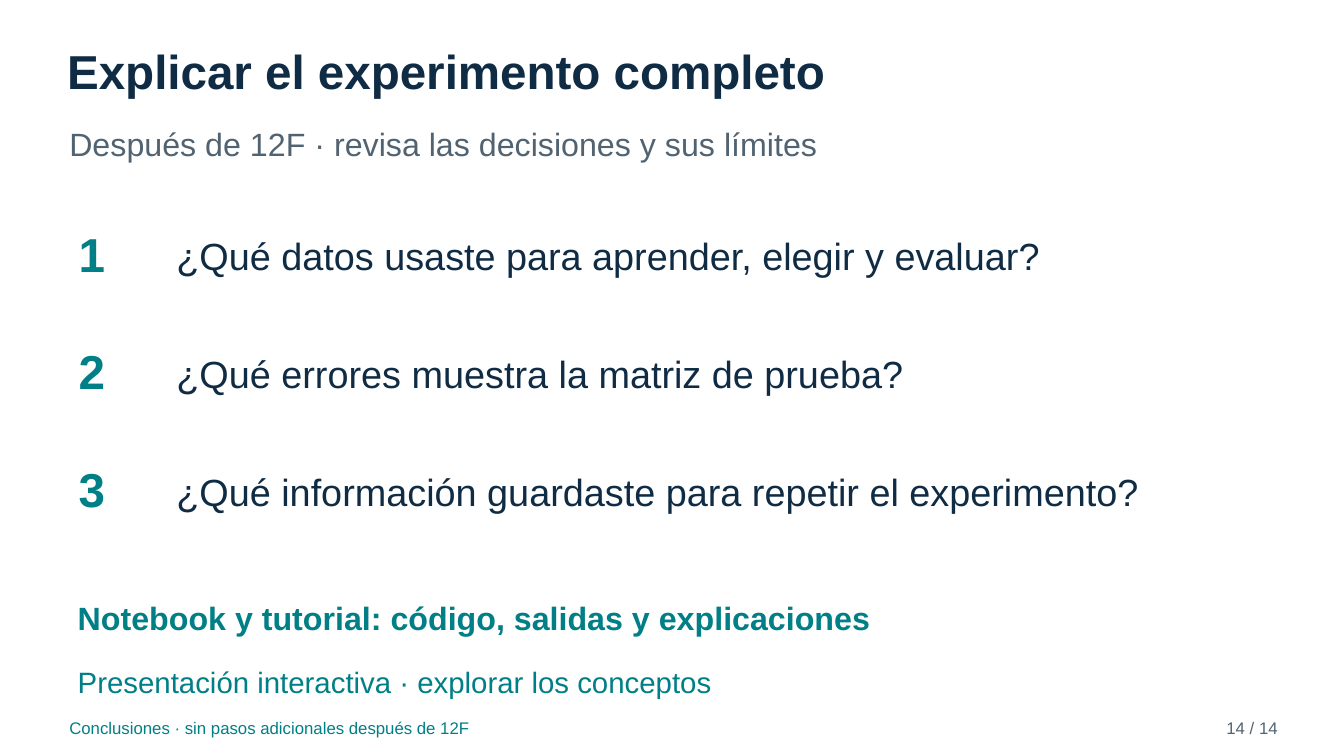
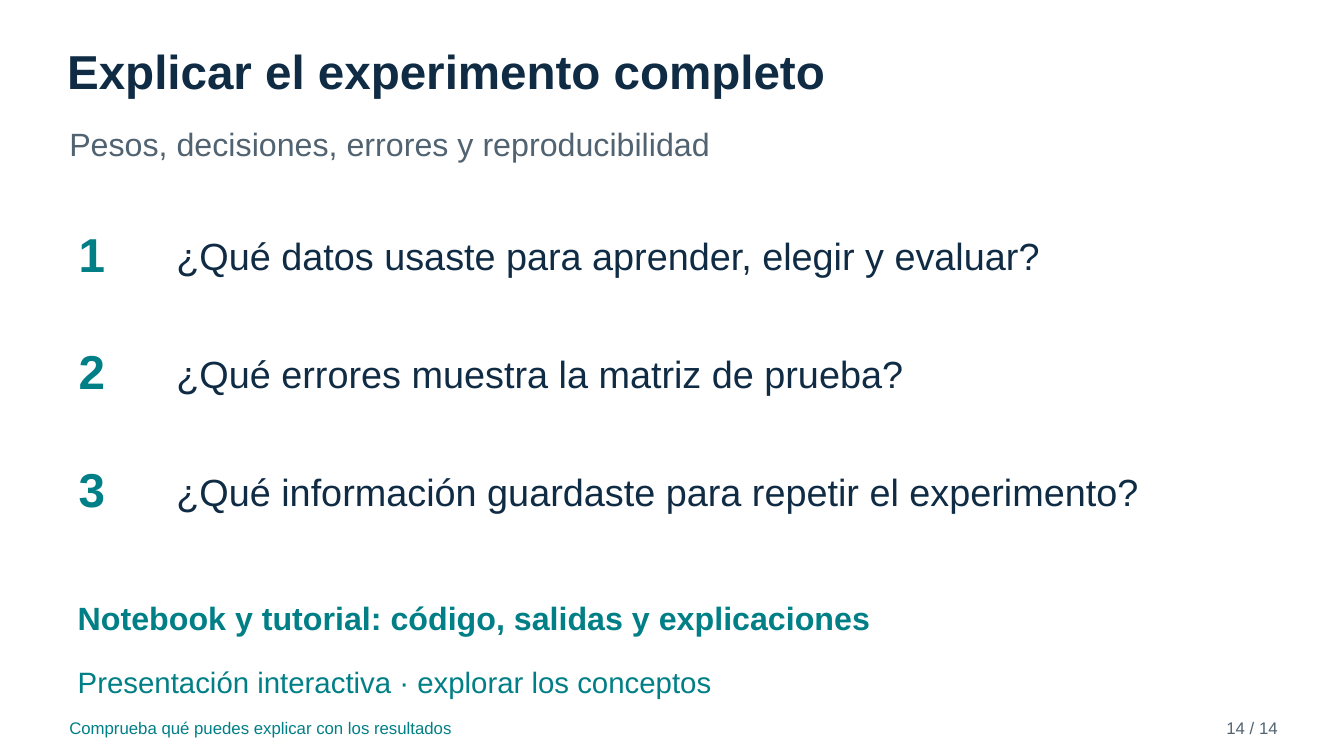
Before and after one commit to FisikMedik/taller-imagenes-medicas-python, a slide deck: slide 14 of Presentacion_modulo_ML.pptx. Drawn at 1344x756 pixels with LibreOffice and Linux fonts; fonts in the diff are those of the drawing. Boxes give left, top, right and bottom in pixels: in the first picture for what was removed or moved away, otherwise in the second. Text is boxed around its words. In the diff, an @@ line names an element or a change of style, - is before the commit and + after.

Commit message:
Explica ML paso a paso y anima el filtro 3×3
Reescribe las explicaciones junto al código, conecta píxeles, pesos y predicción, y usa botones para las demostraciones. Añade un filtro 3×3 con cálculo de cada salida. Elimina agendas y referencias internas repetidas; sincroniza cuadernos, tutorial, manuales, fuentes y presentaciones como documentación del taller realizado el 26 de noviembre a las 13:30 en Honduras.

```diff
--- a/Presentacion_modulo_ML.pptx
+++ b/Presentacion_modulo_ML.pptx
@@ text at (69,132,710,162): text changed @@
-Después de 12F · revisa las decisiones y sus límites
+Pesos, decisiones, errores y reproducibilidad
@@ text at (69,721,451,738): text changed @@
-Conclusiones · sin pasos adicionales después de 12F
+Comprueba qué puedes explicar con los resultados
```
Also in this commit, not shown: 13 other slides changed, 18 other files.
